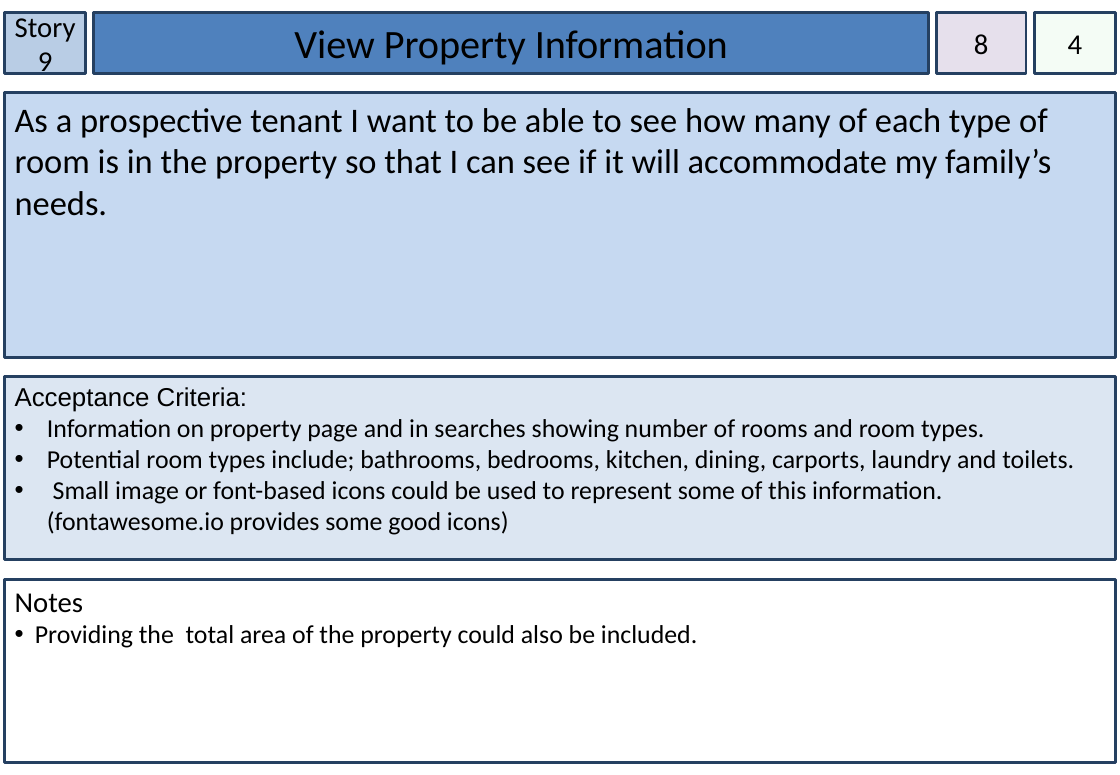
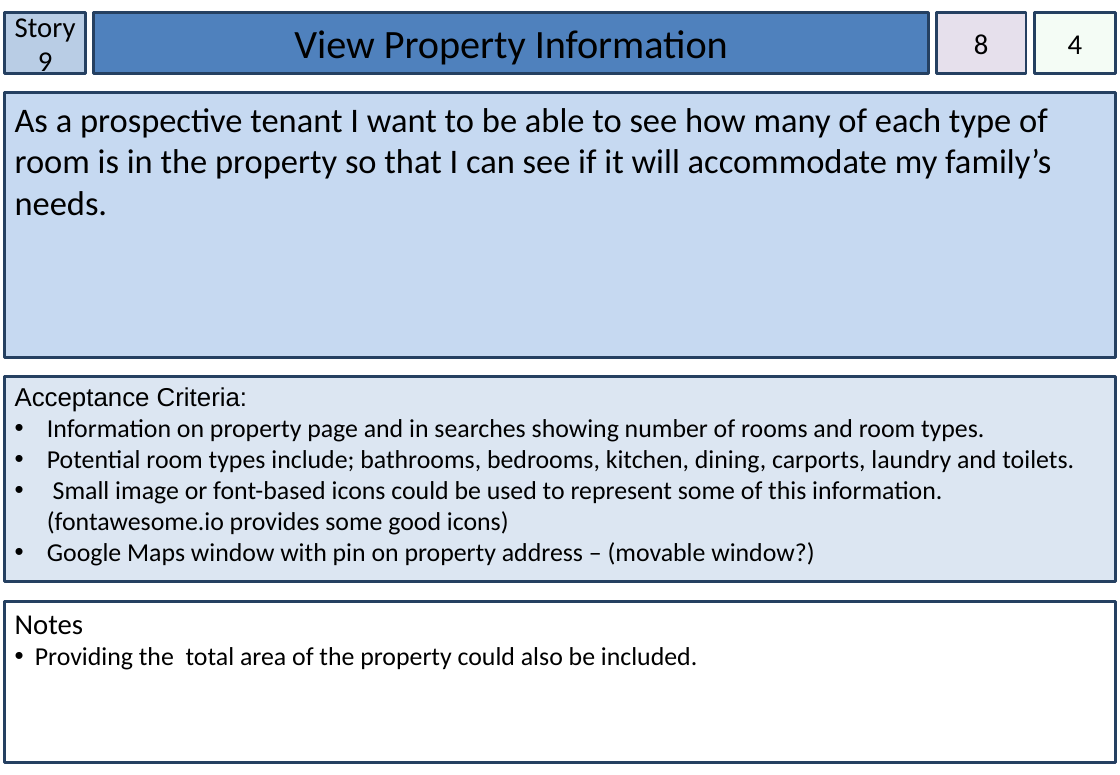
Before and after one commit to cshor24/IFB299-Group-26---Property-Management, a slide deck: slide 11 of Story Cards version a million.pptx. Drawn at 1120x775 pixels with LibreOffice and Linux fonts; fonts in the diff are those of the drawing. Boxes give left, top, right and bottom in pixels: in the first picture for what was removed or moved away, otherwise in the second. Text is boxed around its words. In the diff, an @@ line names an element or a change of style, - is before the commit and + after.

```diff
--- a/Story Cards version a million.pptx
+++ b/Story Cards version a million.pptx
@@ rectangle "Acceptance Criteria:": place and size @@
-rectangle "Acceptance Criteria:" at box(4, 377, 1116, 561)
+rectangle "Acceptance Criteria:" at box(4, 377, 1116, 582)
@@ text in rectangle at box(47, 542, 814, 566): paragraph added @@
+• Google Maps window with pin on property address – (movable window?)
@@ rectangle "Notes": place and size @@
-rectangle "Notes" at box(4, 580, 1116, 763)
+rectangle "Notes" at box(4, 602, 1116, 763)
```
Also in this commit, not shown: 7 other slides changed.
